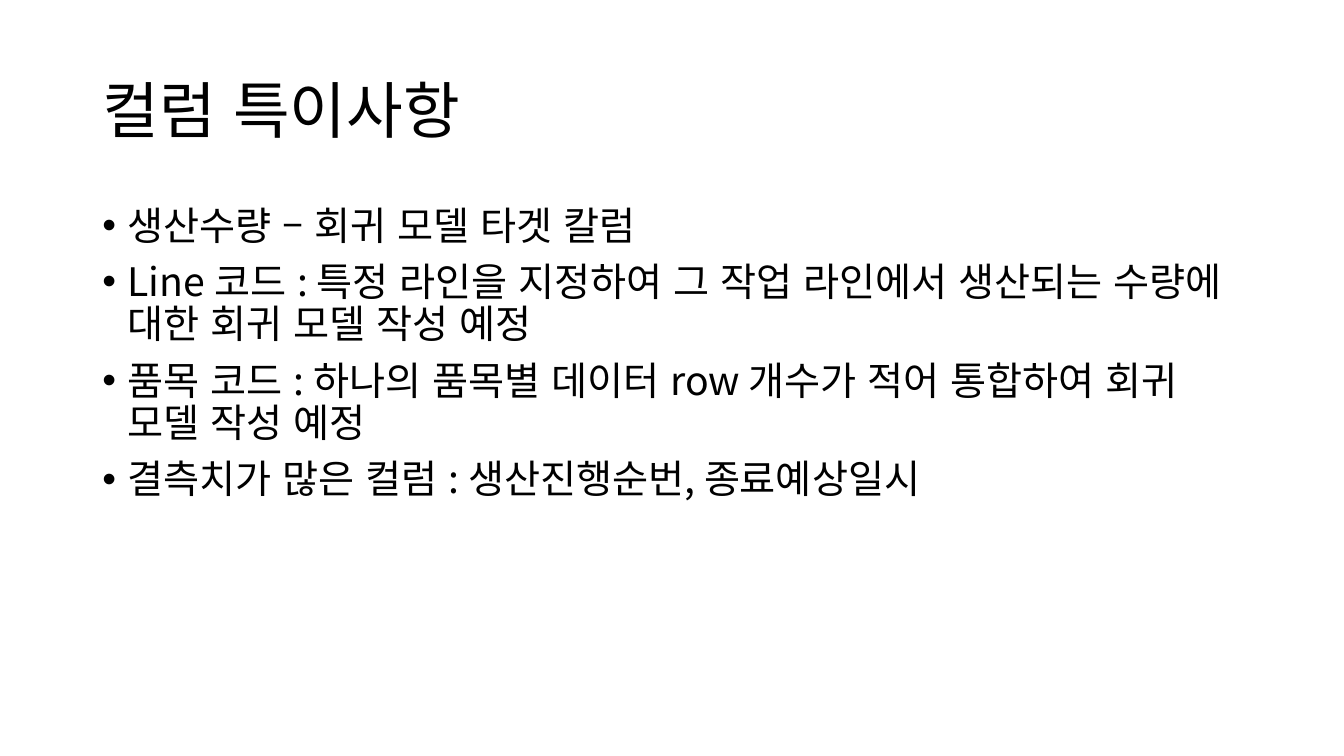
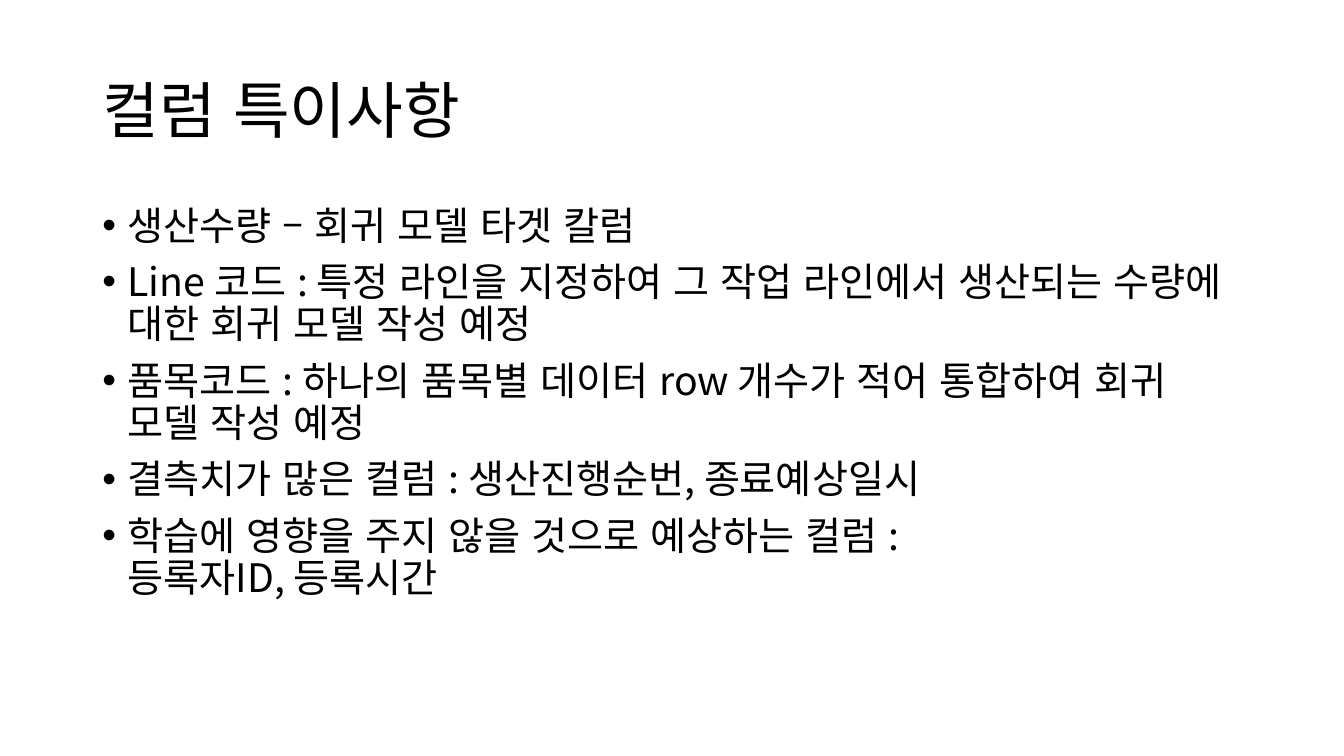
Before and after one commit to jun4879/cbnu_21_1_IndustrialAI, a slide deck: slide 5 of RegressionMiniProject/현업 데이터를 활용 회귀 미니 프로젝트_김준태.pptx. Drawn at 1344x756 pixels with LibreOffice and Linux fonts; fonts in the diff are those of the drawing. Boxes give left, top, right and bottom in pixels: in the first picture for what was removed or moved away, otherwise in the second. Text is boxed around its words. In the diff, an @@ line names an element or a change of style, - is before the commit and + after.

```diff
--- a/RegressionMiniProject/현업 데이터를 활용 회귀 미니 프로젝트_김준태.pptx
+++ b/RegressionMiniProject/현업 데이터를 활용 회귀 미니 프로젝트_김준태.pptx
@@ text at bbox=[128, 362, 1167, 440]: spaces changed @@
-• 품목 코드 : 하나의 품목별 데이터 row 개수가 적어 통합하여 회귀 모델 작성 예정
+• 품목코드 : 하나의 품목별 데이터 row 개수가 적어 통합하여 회귀 모델 작성 예정
@@ text at bbox=[128, 517, 877, 599]: paragraph added @@
+• 학습에 영향을 주지 않을 것으로 예상하는 컬럼 :
+  등록자ID, 등록시간
```
